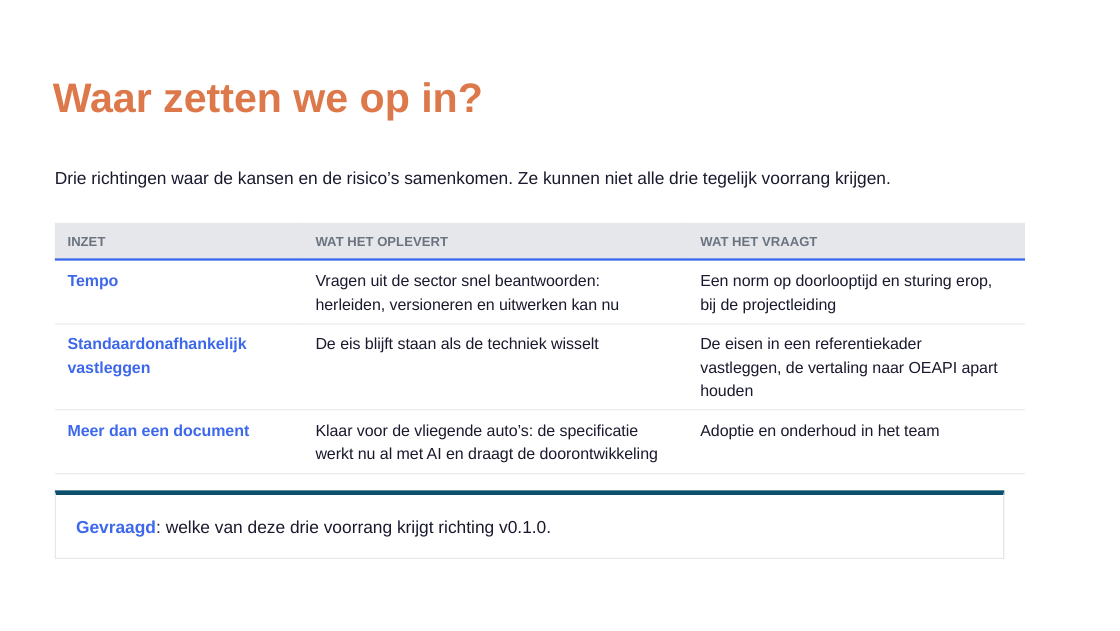
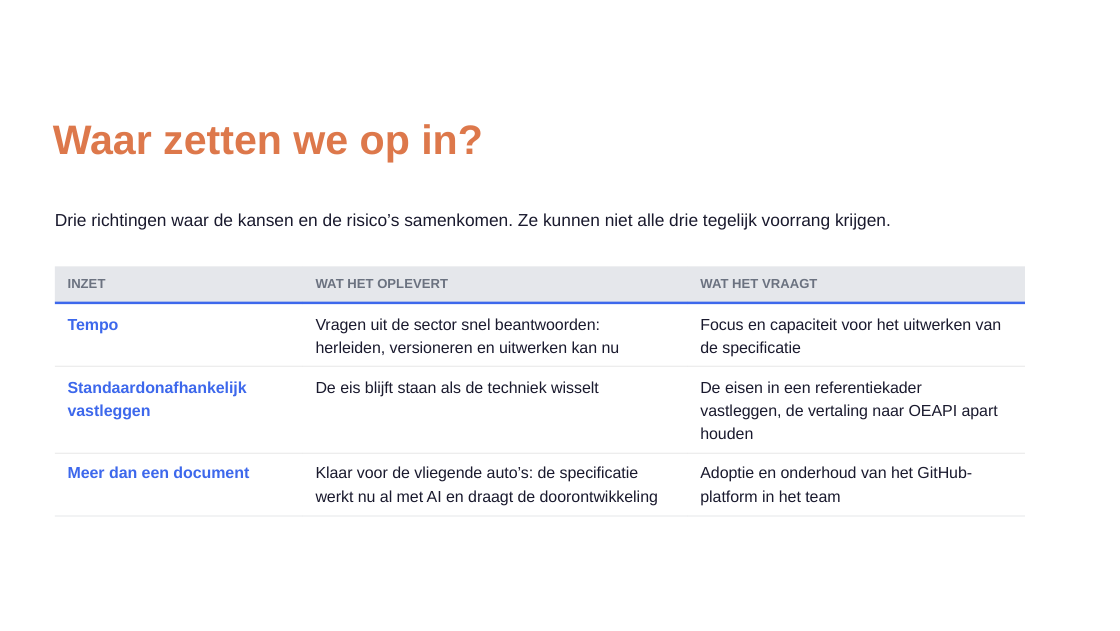
Before and after one commit to Npuls-OKx/meta, a slide deck: slide 19 of presentaties/export/260904_ai_houdbaarheid/260904_ai_houdbaarheid.pptx. Drawn at 1120x631 pixels with LibreOffice and Linux fonts; fonts in the diff are those of the drawing; background and template pictures are left out. Boxes give left, top, right and bottom in pixels: in the first picture for what was removed or moved away, otherwise in the second. Text is boxed around its words. In the diff, an @@ line names an element or a change of style, - is before the commit and + after.

Commit message:
Laatste tweaks: kwaliteit in de keten, en wat de inzet echt vraagt
Stap 3 gaat niet over meer data maar over meer data van hoge kwaliteit,
volgens de OKx-standaard. Op de inzetslide vraagt tempo om focus en
capaciteit voor de uitwerking van de specificatie, niet om sturing bij
de projectleiding, en de derde richting vraagt adoptie en onderhoud van
het GitHub-platform in het team. De besluitkaart is eruit: de titel
stelt de vraag al.

Relateert aan: #212

```diff
--- a/presentaties/export/260904_ai_houdbaarheid/260904_ai_houdbaarheid.pptx
+++ b/presentaties/export/260904_ai_houdbaarheid/260904_ai_houdbaarheid.pptx
@@ 12 freeform shapes, 10 texts: place and size @@
-12 freeform shapes, 10 texts at <box>53,82,1025,474</box>
+12 freeform shapes, 10 texts at <box>53,124,1025,517</box>
@@ text removed at <box>700,274,992,290</box> @@
-Een norm op doorlooptijd en sturing erop,
@@ text added at <box>700,318,1002,334</box>, 10.5 pt, text #1A1A2E @@
+Focus en capaciteit voor het uitwerken van
@@ text at <box>700,341,801,357</box>: text changed @@
-bij de projectleiding
+de speciﬁcatie
@@ 7 texts, 3 freeform shapes: place and size @@
-7 texts, 3 freeform shapes at <box>55,237,1025,396</box>
+7 texts, 3 freeform shapes at <box>55,279,1025,439</box>
@@ text at <box>700,466,972,482</box>: text changed @@
-Adoptie en onderhoud in het team
+Adoptie en onderhoud van het GitHub-
@@ freeform shape removed at <box>55,490,1005,559</box> @@
@@ freeform shape removed at <box>55,490,1005,495</box> @@
@@ freeform shape removed at <box>55,490,56,559</box> @@
@@ text added at <box>700,490,840,506</box>, 10.5 pt, text #1A1A2E @@
+platform in het team
@@ freeform shape removed at <box>1004,490,1005,559</box> @@
@@ text removed at <box>76,520,551,537</box> @@
-Gevraagd: welke van deze drie voorrang krijgt richting v0.1.0.
@@ freeform shape removed at <box>55,557,1005,558</box> @@
```
Also in this commit, not shown: 1 other slide changed, 2 other files.
